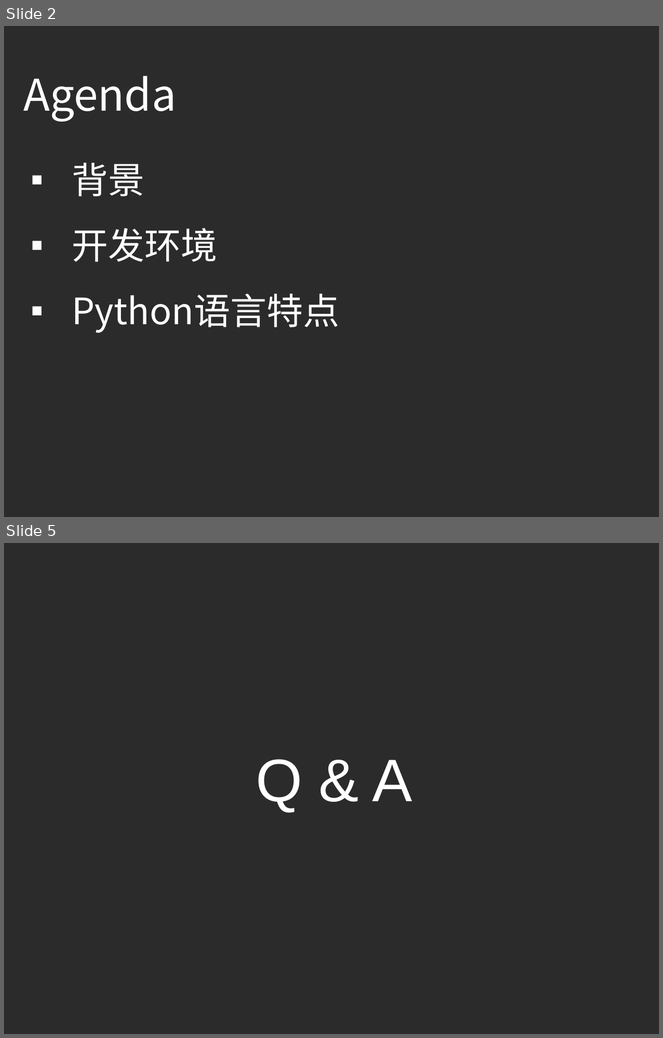
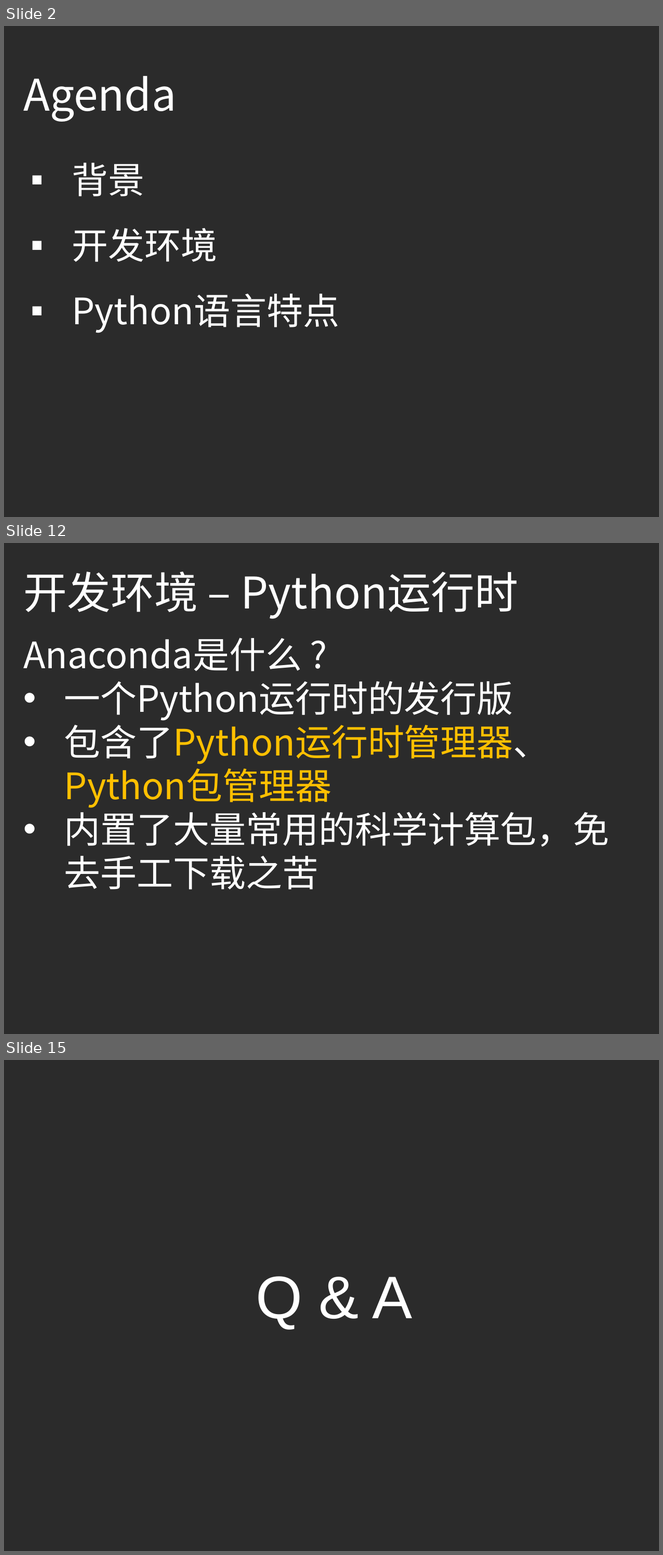
Before and after one commit to ouriris/ml-course, a slide deck: chapter.1/ppt/ML_CH1_Python_Basic.pptx. Shown one above the other, each under a label of ours: slides 2 and 5 before the commit, slides 2, 12 and 15 after it; the slides between them are not shown. The pictures are 663x1038 and 663x1555 pixels, drawn with LibreOffice and Linux fonts; fonts in the diff are those of the drawing; background and template pictures are left out; a plain dark background stands for a picture behind light text. Boxes give left, top, right and bottom in pixels: in the first picture for what was removed or moved away, otherwise in the second. Text is boxed around its words. In the diff, an @@ line names an element or a change of style, - is before the commit and + after.

```diff
--- a/chapter.1/ppt/ML_CH1_Python_Basic.pptx
+++ b/chapter.1/ppt/ML_CH1_Python_Basic.pptx
@@ slide 12 added at <box>4,543,659,1034</box>, background picture (left out) @@
@@ text added at <box>23,572,519,619</box>, 48 pt, text #FFFFFF @@
+开发环境 – Python运行时
@@ text added at <box>23,638,610,890</box>, 40 pt, text #FFFFFF @@
+Anaconda是什么 ?
+• 一个Python运行时的发行版
+• 包含了Python运行时管理器、Python包管理器
+• 内置了大量常用的科学计算包，免去手工下载之苦
@@ what was slide 5 is now slide 15 @@
```
Also in this commit, not shown: 11 other slides added, 2 slides removed.
